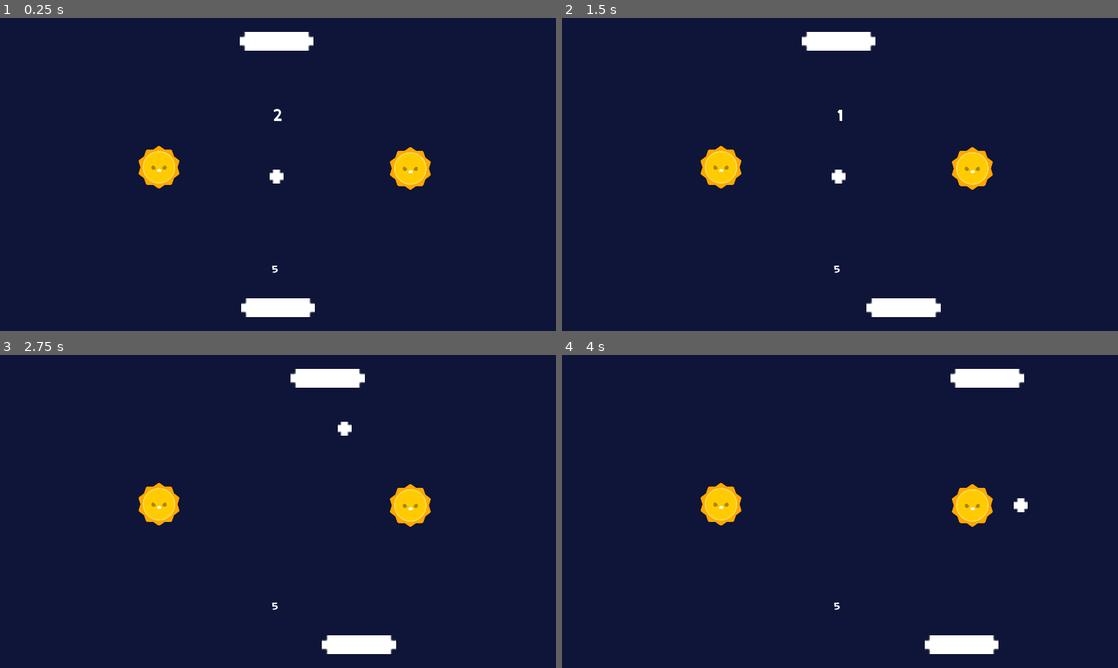
Above: before the commit, frames 1-4 (two rows, left to right).
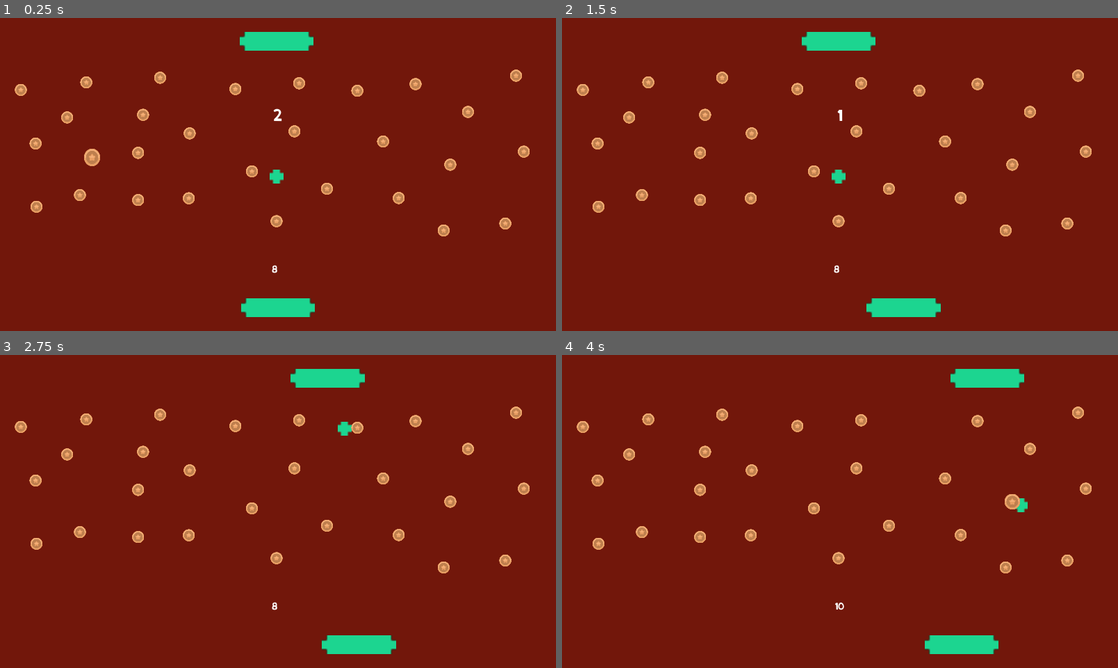
Above: after the commit, the same moments.

Repository: Szczocik/Pong_Move
Game: Godot game, scene res://Levels/Level_5.tscn
Same seed, same stepped clock (60 frames per second), same inputs: the game is played once before the commit and once after it. This scene is started directly instead of the project's main scene.
Inputs:
- Up to frame 1 (0.25 s): no input
- Up to frame 2 (1.5 s): hold Right (ui_right) 0.53-1.28 s; hold Left (ui_left) from 1.28 s (still down)
- Up to frame 3 (2.75 s): release Left (ui_left) at 2.03 s; hold Right (ui_right) from 2.03 s (still down)
- Up to frame 4 (4 s): release Right (ui_right) at 3.53 s; hold Left (ui_left) from 3.53 s (still down)

The runs differ from the first frame. In frame 1, 100% of the frame differs, in the area x 0-100%, y 0-100%; in frame 2, 100%; in frame 3, 100%; in frame 4, 100%.

Commit message:
BGM

Diff:
--- /dev/null
+++ b/Levels/BGM1.gd
@@ -0,0 +1 @@
+extends AudioStreamPlayer
--- a/Levels/GameState.gd
+++ b/Levels/GameState.gd
@@ -2,7 +2,7 @@
 
 const CLOUD = preload("res://Items/Cloud.tscn")
 
-var PlayerScore = 6
+var PlayerScore = 8
 
 
 
@@ -38,7 +38,9 @@
 		update_GUI()
 		change_scene()
 
+
 	if PlayerScore == 20:
+		update_GUI()
 		game_over()
 
 func cloud_spawn(start_pos):
--- a/Levels/Level.tscn
+++ b/Levels/Level.tscn
@@ -102,7 +102,7 @@
 
 [node name="BGM" type="AudioStreamPlayer" parent="."]
 stream = ExtResource( 8 )
-volume_db = -5.0
+volume_db = -7.0
 autoplay = true
 
 [connection signal="body_entered" from="Top" to="." method="_on_Top_body_entered"]
--- a/Levels/Level_1.tscn
+++ b/Levels/Level_1.tscn
@@ -8,6 +8,8 @@
 [ext_resource path="res://GUI/GUI.tscn" type="PackedScene" id=6]
 [ext_resource path="res://Player/Player.tscn" type="PackedScene" id=7]
 [ext_resource path="res://Opponent/Opponent.tscn" type="PackedScene" id=8]
+[ext_resource path="res://SFX/BGM1.gd" type="Script" id=9]
+[ext_resource path="res://SFX/Chiptune_Adventures_1.ogg" type="AudioStream" id=10]
 
 [sub_resource type="DynamicFont" id=5]
 size = 50
@@ -196,6 +198,12 @@
 
 [node name="GUI" parent="." instance=ExtResource( 6 )]
 
+[node name="BGM1" type="AudioStreamPlayer" parent="."]
+stream = ExtResource( 10 )
+volume_db = -7.0
+autoplay = true
+script = ExtResource( 9 )
+
 [connection signal="body_entered" from="Top" to="." method="_on_Top_body_entered"]
 [connection signal="body_entered" from="Bottom" to="." method="_on_Bottom_body_entered"]
 [connection signal="timeout" from="CountdownTimer" to="." method="_on_CountdownTimer_timeout"]
--- a/Levels/Level_2.tscn
+++ b/Levels/Level_2.tscn
@@ -8,6 +8,9 @@
 [ext_resource path="res://GUI/GUI.tscn" type="PackedScene" id=6]
 [ext_resource path="res://Player/Player.tscn" type="PackedScene" id=7]
 [ext_resource path="res://Opponent/Opponent.tscn" type="PackedScene" id=8]
+[ext_resource path="res://SFX/BGM.tscn" type="PackedScene" id=9]
+[ext_resource path="res://SFX/BGM2.gd" type="Script" id=10]
+[ext_resource path="res://SFX/StealthintheWoods.ogg" type="AudioStream" id=11]
 
 [sub_resource type="DynamicFont" id=5]
 size = 50
@@ -127,6 +130,18 @@
 [node name="Timer2" type="Timer" parent="CloudTimer"]
 autostart = true
 
+[node name="Level" parent="." instance=ExtResource( 9 )]
+
+[node name="Level2" parent="." instance=ExtResource( 9 )]
+
+[node name="Level3" parent="." instance=ExtResource( 9 )]
+
+[node name="BGM2" type="AudioStreamPlayer" parent="."]
+stream = ExtResource( 11 )
+volume_db = -7.0
+autoplay = true
+script = ExtResource( 10 )
+
 [connection signal="body_entered" from="Top" to="." method="_on_Top_body_entered"]
 [connection signal="body_entered" from="Bottom" to="." method="_on_Bottom_body_entered"]
 [connection signal="timeout" from="CountdownTimer" to="." method="_on_CountdownTimer_timeout"]
--- a/Levels/Level_3.tscn
+++ b/Levels/Level_3.tscn
@@ -8,6 +8,8 @@
 [ext_resource path="res://GUI/GUI.tscn" type="PackedScene" id=6]
 [ext_resource path="res://Player/Player.tscn" type="PackedScene" id=7]
 [ext_resource path="res://Opponent/Opponent.tscn" type="PackedScene" id=8]
+[ext_resource path="res://SFX/Cyber_Space_Hunters.ogg" type="AudioStream" id=9]
+[ext_resource path="res://SFX/BGM3.gd" type="Script" id=10]
 
 [sub_resource type="DynamicFont" id=5]
 size = 50
@@ -108,6 +110,12 @@
 [node name="Portal2" parent="." instance=ExtResource( 3 )]
 position = Vector2( 1370, 460 )
 
+[node name="BGM3" type="AudioStreamPlayer" parent="."]
+stream = ExtResource( 9 )
+volume_db = -4.0
+autoplay = true
+script = ExtResource( 10 )
+
 [connection signal="body_entered" from="Top" to="." method="_on_Top_body_entered"]
 [connection signal="body_entered" from="Bottom" to="." method="_on_Bottom_body_entered"]
 [connection signal="timeout" from="CountdownTimer" to="." method="_on_CountdownTimer_timeout"]
--- a/Levels/Level_4.tscn
+++ b/Levels/Level_4.tscn
@@ -1,13 +1,15 @@
-[gd_scene load_steps=12 format=2]
+[gd_scene load_steps=14 format=2]
 
 [ext_resource path="res://kirifont/KiriFont.ttf" type="DynamicFontData" id=1]
 [ext_resource path="res://sounds_ping_pong_8bit/ping_pong_8bit_plop.ogg" type="AudioStream" id=2]
-[ext_resource path="res://Items/Coin2.tscn" type="PackedScene" id=3]
+[ext_resource path="res://assets/Sun.tscn" type="PackedScene" id=3]
 [ext_resource path="res://Levels/GameState.gd" type="Script" id=4]
 [ext_resource path="res://Ball/Ball.tscn" type="PackedScene" id=5]
 [ext_resource path="res://GUI/GUI.tscn" type="PackedScene" id=6]
 [ext_resource path="res://Player/Player.tscn" type="PackedScene" id=7]
 [ext_resource path="res://Opponent/Opponent.tscn" type="PackedScene" id=8]
+[ext_resource path="res://SFX/BGM5.gd" type="Script" id=9]
+[ext_resource path="res://SFX/StealthintheWoods.ogg" type="AudioStream" id=10]
 
 [sub_resource type="DynamicFont" id=5]
 size = 50
@@ -25,7 +27,7 @@
 [node name="ColorRect" type="ColorRect" parent="."]
 anchor_right = 1.0
 anchor_bottom = 1.0
-color = Color( 0.45098, 0.0941176, 0.0470588, 1 )
+color = Color( 0.0627451, 0.0862745, 0.227451, 1 )
 __meta__ = {
 "_edit_use_anchors_": false
 }
@@ -43,7 +45,6 @@
 }
 
 [node name="Player" parent="." instance=ExtResource( 7 )]
-modulate = Color( 0.113725, 0.839216, 0.568627, 1 )
 
 [node name="WallLeft" type="StaticBody2D" parent="."]
 __meta__ = {
@@ -67,11 +68,9 @@
 shape = SubResource( 1 )
 
 [node name="Opponent" parent="." instance=ExtResource( 8 )]
-modulate = Color( 0.113725, 0.839216, 0.568627, 1 )
 position = Vector2( 960, 80 )
 
 [node name="Ball" parent="." instance=ExtResource( 5 )]
-modulate = Color( 0.113725, 0.839216, 0.568627, 1 )
 position = Vector2( 300, 512 )
 
 [node name="Top" type="Area2D" parent="."]
@@ -102,92 +101,16 @@
 
 [node name="GUI" parent="." instance=ExtResource( 6 )]
 
-[node name="Coin" parent="." instance=ExtResource( 3 )]
-position = Vector2( 72, 248 )
+[node name="Sun" parent="." instance=ExtResource( 3 )]
+position = Vector2( 549, 515 )
 
-[node name="Coin2" parent="." instance=ExtResource( 3 )]
-position = Vector2( 298, 222 )
+[node name="Sun2" parent="." instance=ExtResource( 3 )]
+position = Vector2( 1417, 519 )
 
-[node name="Coin3" parent="." instance=ExtResource( 3 )]
-position = Vector2( 553, 206 )
-
-[node name="Coin4" parent="." instance=ExtResource( 3 )]
-position = Vector2( 813, 245 )
-
-[node name="Coin5" parent="." instance=ExtResource( 3 )]
-position = Vector2( 123, 433 )
-
-[node name="Coin6" parent="." instance=ExtResource( 3 )]
-position = Vector2( 232, 343 )
-
-[node name="Coin7" parent="." instance=ExtResource( 3 )]
-position = Vector2( 494, 334 )
-
-[node name="Coin16" parent="." instance=ExtResource( 3 )]
-position = Vector2( 870, 529 )
-
-[node name="Coin17" parent="." instance=ExtResource( 3 )]
-position = Vector2( 1033, 225 )
-
-[node name="Coin18" parent="." instance=ExtResource( 3 )]
-position = Vector2( 1017, 391 )
-
-[node name="Coin19" parent="." instance=ExtResource( 3 )]
-position = Vector2( 1129, 589 )
-
-[node name="Coin20" parent="." instance=ExtResource( 3 )]
-position = Vector2( 955, 701 )
-
-[node name="Coin21" parent="." instance=ExtResource( 3 )]
-position = Vector2( 1323, 426 )
-
-[node name="Coin22" parent="." instance=ExtResource( 3 )]
-position = Vector2( 1435, 228 )
-
-[node name="Coin23" parent="." instance=ExtResource( 3 )]
-position = Vector2( 1555, 506 )
-
-[node name="Coin24" parent="." instance=ExtResource( 3 )]
-position = Vector2( 1616, 324 )
-
-[node name="Coin25" parent="." instance=ExtResource( 3 )]
-position = Vector2( 1782, 199 )
-
-[node name="Coin26" parent="." instance=ExtResource( 3 )]
-position = Vector2( 1809, 461 )
-
-[node name="Coin27" parent="." instance=ExtResource( 3 )]
-position = Vector2( 1745, 709 )
-
-[node name="Coin28" parent="." instance=ExtResource( 3 )]
-position = Vector2( 1377, 621 )
-
-[node name="Coin29" parent="." instance=ExtResource( 3 )]
-position = Vector2( 1532, 733 )
-
-[node name="Coin8" parent="." instance=ExtResource( 3 )]
-position = Vector2( 477, 465 )
-
-[node name="Coin9" parent="." instance=ExtResource( 3 )]
-position = Vector2( 126, 651 )
-
-[node name="Coin10" parent="." instance=ExtResource( 3 )]
-position = Vector2( 276, 611 )
-
-[node name="Coin11" parent="." instance=ExtResource( 3 )]
-position = Vector2( 477, 628 )
-
-[node name="Coin12" parent="." instance=ExtResource( 3 )]
-position = Vector2( 1234, 251 )
-
-[node name="Coin13" parent="." instance=ExtResource( 3 )]
-position = Vector2( 318, 481 )
-
-[node name="Coin14" parent="." instance=ExtResource( 3 )]
-position = Vector2( 655, 398 )
-
-[node name="Coin15" parent="." instance=ExtResource( 3 )]
-position = Vector2( 652, 622 )
+[node name="BGM5" type="AudioStreamPlayer" parent="."]
+stream = ExtResource( 10 )
+autoplay = true
+script = ExtResource( 9 )
 
 [connection signal="body_entered" from="Top" to="." method="_on_Top_body_entered"]
 [connection signal="body_entered" from="Bottom" to="." method="_on_Bottom_body_entered"]
--- a/Levels/Level_5.tscn
+++ b/Levels/Level_5.tscn
@@ -1,13 +1,15 @@
-[gd_scene load_steps=12 format=2]
+[gd_scene load_steps=14 format=2]
 
 [ext_resource path="res://kirifont/KiriFont.ttf" type="DynamicFontData" id=1]
 [ext_resource path="res://sounds_ping_pong_8bit/ping_pong_8bit_plop.ogg" type="AudioStream" id=2]
-[ext_resource path="res://assets/Sun.tscn" type="PackedScene" id=3]
+[ext_resource path="res://SFX/Summer_Park.ogg" type="AudioStream" id=3]
 [ext_resource path="res://Levels/GameState.gd" type="Script" id=4]
 [ext_resource path="res://Ball/Ball.tscn" type="PackedScene" id=5]
 [ext_resource path="res://GUI/GUI.tscn" type="PackedScene" id=6]
 [ext_resource path="res://Player/Player.tscn" type="PackedScene" id=7]
 [ext_resource path="res://Opponent/Opponent.tscn" type="PackedScene" id=8]
+[ext_resource path="res://Items/Coin2.tscn" type="PackedScene" id=9]
+[ext_resource path="res://SFX/BGM4.gd" type="Script" id=10]
 
 [sub_resource type="DynamicFont" id=5]
 size = 50
@@ -25,7 +27,7 @@
 [node name="ColorRect" type="ColorRect" parent="."]
 anchor_right = 1.0
 anchor_bottom = 1.0
-color = Color( 0.0627451, 0.0862745, 0.227451, 1 )
+color = Color( 0.45098, 0.0941176, 0.0470588, 1 )
 __meta__ = {
 "_edit_use_anchors_": false
 }
@@ -43,6 +45,7 @@
 }
 
 [node name="Player" parent="." instance=ExtResource( 7 )]
+modulate = Color( 0.113725, 0.839216, 0.568627, 1 )
 
 [node name="WallLeft" type="StaticBody2D" parent="."]
 __meta__ = {
@@ -66,9 +69,11 @@
 shape = SubResource( 1 )
 
 [node name="Opponent" parent="." instance=ExtResource( 8 )]
+modulate = Color( 0.113725, 0.839216, 0.568627, 1 )
 position = Vector2( 960, 80 )
 
 [node name="Ball" parent="." instance=ExtResource( 5 )]
+modulate = Color( 0.113725, 0.839216, 0.568627, 1 )
 position = Vector2( 300, 512 )
 
 [node name="Top" type="Area2D" parent="."]
@@ -99,11 +104,98 @@
 
 [node name="GUI" parent="." instance=ExtResource( 6 )]
 
-[node name="Sun" parent="." instance=ExtResource( 3 )]
-position = Vector2( 549, 515 )
-
-[node name="Sun2" parent="." instance=ExtResource( 3 )]
-position = Vector2( 1417, 519 )
+[node name="Coin" parent="." instance=ExtResource( 9 )]
+position = Vector2( 72, 248 )
+
+[node name="Coin2" parent="." instance=ExtResource( 9 )]
+position = Vector2( 298, 222 )
+
+[node name="Coin3" parent="." instance=ExtResource( 9 )]
+position = Vector2( 553, 206 )
+
+[node name="Coin4" parent="." instance=ExtResource( 9 )]
+position = Vector2( 813, 245 )
+
+[node name="Coin5" parent="." instance=ExtResource( 9 )]
+position = Vector2( 123, 433 )
+
+[node name="Coin6" parent="." instance=ExtResource( 9 )]
+position = Vector2( 232, 343 )
+
+[node name="Coin7" parent="." instance=ExtResource( 9 )]
+position = Vector2( 494, 334 )
+
+[node name="Coin16" parent="." instance=ExtResource( 9 )]
+position = Vector2( 870, 529 )
+
+[node name="Coin17" parent="." instance=ExtResource( 9 )]
+position = Vector2( 1033, 225 )
+
+[node name="Coin18" parent="." instance=ExtResource( 9 )]
+position = Vector2( 1017, 391 )
+
+[node name="Coin19" parent="." instance=ExtResource( 9 )]
+position = Vector2( 1129, 589 )
+
+[node name="Coin20" parent="." instance=ExtResource( 9 )]
+position = Vector2( 955, 701 )
+
+[node name="Coin21" parent="." instance=ExtResource( 9 )]
+position = Vector2( 1323, 426 )
+
+[node name="Coin22" parent="." instance=ExtResource( 9 )]
+position = Vector2( 1435, 228 )
+
+[node name="Coin23" parent="." instance=ExtResource( 9 )]
+position = Vector2( 1555, 506 )
+
+[node name="Coin24" parent="." instance=ExtResource( 9 )]
+position = Vector2( 1616, 324 )
+
+[node name="Coin25" parent="." instance=ExtResource( 9 )]
+position = Vector2( 1782, 199 )
+
+[node name="Coin26" parent="." instance=ExtResource( 9 )]
+position = Vector2( 1809, 461 )
+
+[node name="Coin27" parent="." instance=ExtResource( 9 )]
+position = Vector2( 1745, 709 )
+
+[node name="Coin28" parent="." instance=ExtResource( 9 )]
+position = Vector2( 1377, 621 )
+
+[node name="Coin29" parent="." instance=ExtResource( 9 )]
+position = Vector2( 1532, 733 )
+
+[node name="Coin8" parent="." instance=ExtResource( 9 )]
+position = Vector2( 477, 465 )
+
+[node name="Coin9" parent="." instance=ExtResource( 9 )]
+position = Vector2( 126, 651 )
+
+[node name="Coin10" parent="." instance=ExtResource( 9 )]
+position = Vector2( 276, 611 )
+
+[node name="Coin11" parent="." instance=ExtResource( 9 )]
+position = Vector2( 477, 628 )
+
+[node name="Coin12" parent="." instance=ExtResource( 9 )]
+position = Vector2( 1234, 251 )
+
+[node name="Coin13" parent="." instance=ExtResource( 9 )]
+position = Vector2( 318, 481 )
+
+[node name="Coin14" parent="." instance=ExtResource( 9 )]
+position = Vector2( 655, 398 )
+
+[node name="Coin15" parent="." instance=ExtResource( 9 )]
+position = Vector2( 652, 622 )
+
+[node name="BGM4" type="AudioStreamPlayer" parent="."]
+stream = ExtResource( 3 )
+volume_db = -7.0
+autoplay = true
+script = ExtResource( 10 )
 
 [connection signal="body_entered" from="Top" to="." method="_on_Top_body_entered"]
 [connection signal="body_entered" from="Bottom" to="." method="_on_Bottom_body_entered"]
--- /dev/null
+++ b/SFX/BGM1.gd
@@ -0,0 +1,4 @@
+extends AudioStreamPlayer
+
+func _ready():
+	play()
--- /dev/null
+++ b/SFX/BGM2.gd
@@ -0,0 +1,4 @@
+extends AudioStreamPlayer
+
+func _ready():
+	play()
--- /dev/null
+++ b/SFX/BGM3.gd
@@ -0,0 +1,4 @@
+extends AudioStreamPlayer
+
+func _ready():
+	play()
--- /dev/null
+++ b/SFX/BGM4.gd
@@ -0,0 +1,4 @@
+extends AudioStreamPlayer
+
+func _ready():
+	play()
--- /dev/null
+++ b/SFX/BGM5.gd
@@ -0,0 +1,4 @@
+extends AudioStreamPlayer
+
+func _ready():
+	play()
Not shown: 1 places in Levels/Level_1.tscn that only renumber resources
Not shown: 1 places in Levels/Level_2.tscn that only renumber resources
Not shown: 1 places in Levels/Level_3.tscn that only renumber resources
Not shown, added: SFX/Cyber_Space_Hunters.ogg.import
Not shown, added: SFX/StealthintheWoods.ogg.import
